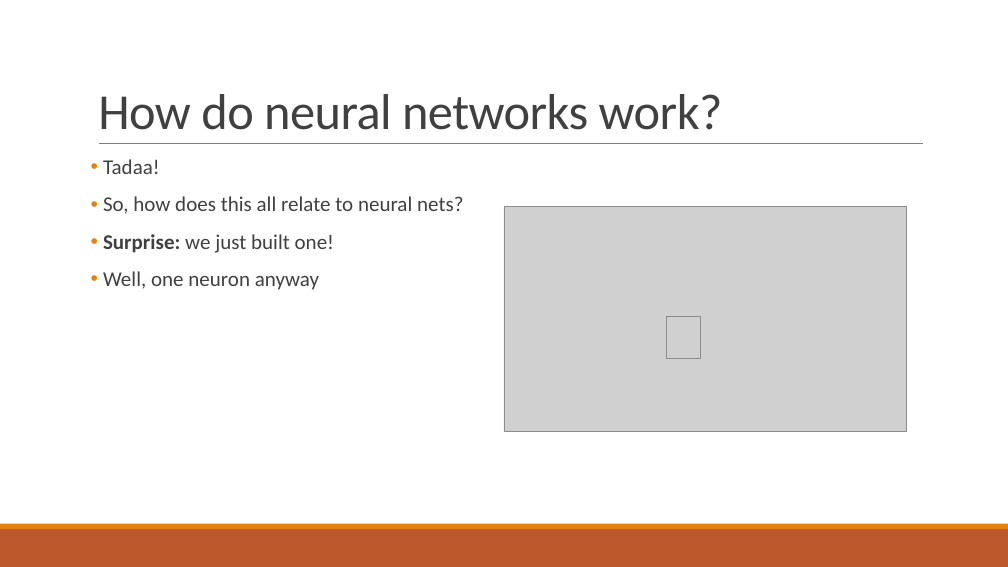
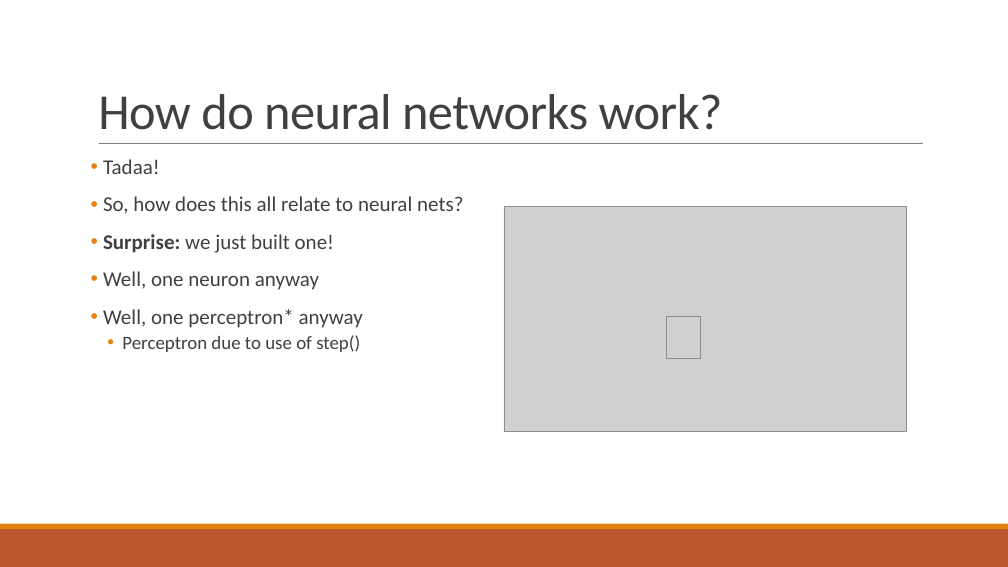
Before and after one commit to santacml/Keras_Talk_IEEE, a slide deck: slide 12 of Talk Files/Yet Another Neural Network Intro (YANNI).pptx. Drawn at 1008x567 pixels with LibreOffice and Linux fonts; fonts in the diff are those of the drawing; grey boxes stand for pictures. Boxes give left, top, right and bottom in pixels: in the first picture for what was removed or moved away, otherwise in the second. Text is boxed around its words. In the diff, an @@ line names an element or a change of style, - is before the commit and + after.

Commit message:
add perceptron* and a file

```diff
--- a/Talk Files/Yet Another Neural Network Intro (YANNI).pptx
+++ b/Talk Files/Yet Another Neural Network Intro (YANNI).pptx
@@ text at (103, 309, 363, 352): paragraphs added @@
+• Well, one perceptron* anyway
+  • Perceptron due to use of step()
```
Also in this commit, not shown: 1 other slide changed, 1 other file.
